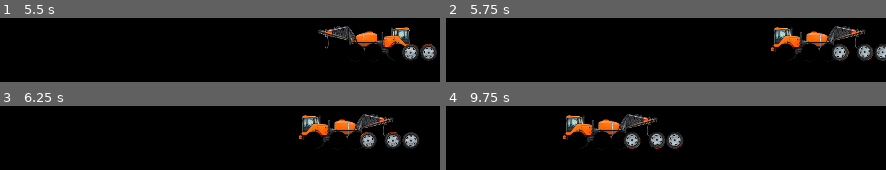
Above: before the commit, frames 1-4 (two rows, left to right).
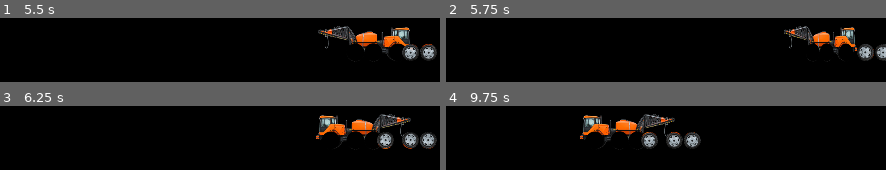
Above: after the commit, the same moments.

Repository: maillunex-lang/afktuman
Game: Godot game, scene res://scenes/main.tscn
Same seed, same stepped clock (60 frames per second), same inputs: the game is played once before the commit and once after it.
Inputs (mouse positions are in pixels of both pictures, inside the frame that each line leads up to):
- Up to frame 1 (5.5 s): tap Enter at 0.5 s; move the mouse to (316, 46) at 0.52 s; click (316, 46) at 0.67 s; move the mouse to (132, 53) at 1.27 s; click (132, 53) at 1.42 s; move the mouse to (264, 35) at 2.02 s; click (264, 35) at 2.17 s; move the mouse to (198, 62) at 2.77 s; click (198, 62) at 2.92 s; move the mouse to (352, 59) at 3.52 s; click (352, 59) at 3.67 s; move the mouse to (88, 40) at 4.27 s; click (88, 40) at 4.42 s; move the mouse to (242, 50) at 5.02 s; click (242, 50) at 5.17 s
- Up to frame 2 (5.75 s): no input
- Up to frame 3 (6.25 s): move the mouse to (154, 122) at 5.77 s; click (154, 122) at 5.92 s
- Up to frame 4 (9.75 s): move the mouse to (762, 134) at 6.52 s; click (762, 134) at 6.67 s; move the mouse to (578, 141) at 7.27 s; click (578, 141) at 7.42 s; move the mouse to (710, 123) at 8.02 s; click (710, 123) at 8.17 s; move the mouse to (644, 150) at 8.77 s; click (644, 150) at 8.92 s; move the mouse to (798, 147) at 9.52 s; click (798, 147) at 9.67 s

Frame 1 is identical in both runs. In frame 2, 6.1% of the frame differs, in the area x 73-100%, y 12-68%; in frame 3, 8.6%; in frame 4, 8.7%, in the area x 26-58%, y 12-68%.

Commit message:
Smooth stationary turn animation and prevent patrol edge teleport

Diff:
--- a/godot/scripts/overlay_demo.gd
+++ b/godot/scripts/overlay_demo.gd
@@ -11,6 +11,11 @@
 var last_usable_rect := Rect2i()
 var tractor_x := 80.0
 var direction := 1.0
+const TURN_DURATION := 0.32
+var turning := false
+var turn_elapsed := 0.0
+var turn_from := 1.0
+var facing_scale := 1.0
 var wheel_phase := 0.0
 var overlay_enabled := true
 var garage: Window
@@ -51,17 +56,25 @@
         _position_above_taskbar()
     if not overlay_enabled or paused:
         return
-    tractor_x += direction * SPEED * delta
-    wheel_phase += delta * 8.0
-    # Center-based movement. Flipping around the center never shifts the sprite.
-    var right_bound := float(WINDOW_WIDTH) - 65.0
-    var left_bound := 65.0
-    if tractor_x >= right_bound:
-        tractor_x = right_bound
-        direction = -1.0
-    elif tractor_x <= left_bound:
-        tractor_x = left_bound
-        direction = 1.0
+    if turning:
+        turn_elapsed = minf(turn_elapsed + delta, TURN_DURATION)
+        # Turn in place: no position jump and no instantaneous mirroring.
+        var t := turn_elapsed / TURN_DURATION
+        facing_scale = lerpf(turn_from, -turn_from, smoothstep(0.0, 1.0, t))
+        if turn_elapsed >= TURN_DURATION:
+            turning = false
+            direction = -turn_from
+            facing_scale = direction
+    else:
+        tractor_x += direction * SPEED * delta
+        wheel_phase += delta * 8.0
+        var right_bound := float(WINDOW_WIDTH) - 65.0
+        var left_bound := 65.0
+        if tractor_x >= right_bound or tractor_x <= left_bound:
+            tractor_x = clampf(tractor_x, left_bound, right_bound)
+            turning = true
+            turn_elapsed = 0.0
+            turn_from = direction
     queue_redraw()
 
 func _unhandled_key_input(event: InputEvent) -> void:
@@ -74,7 +87,7 @@
     var x := tractor_x
     # Wheels visually overlap the taskbar top by a few pixels.
     var y := 30.0
-    draw_set_transform(Vector2(x, y), 0.0, Vector2(direction * SPRAYER_SCALE, SPRAYER_SCALE))
+    draw_set_transform(Vector2(x, y), 0.0, Vector2(facing_scale * SPRAYER_SCALE, SPRAYER_SCALE))
     if sprayer_atlas != null:
         _draw_atlas_sprayer()
         draw_set_transform(Vector2.ZERO)
@@ -290,7 +303,7 @@
     for i in range(3):
         var center := Vector2(left + centers[i].x * width / 1536.0, top + centers[i].y * height / 614.0)
         var wheel_size := 2.0 * 138.0 * width / 1536.0
-        draw_set_transform(Vector2(tractor_x, 30.0) + Vector2(direction * SPRAYER_SCALE * center.x, SPRAYER_SCALE * center.y), wheel_phase * direction, Vector2(direction * SPRAYER_SCALE, SPRAYER_SCALE))
+        draw_set_transform(Vector2(tractor_x, 30.0) + Vector2(facing_scale * SPRAYER_SCALE * center.x, SPRAYER_SCALE * center.y), wheel_phase * direction, Vector2(direction * SPRAYER_SCALE, SPRAYER_SCALE))
         draw_texture_rect(sprayer_wheels[i], Rect2(-wheel_size * 0.5, -wheel_size * 0.5, wheel_size, wheel_size), false)
     draw_set_transform(Vector2(tractor_x + 55.0, 30.0), 0.0, Vector2(direction * SPRAYER_SCALE, SPRAYER_SCALE))
 
